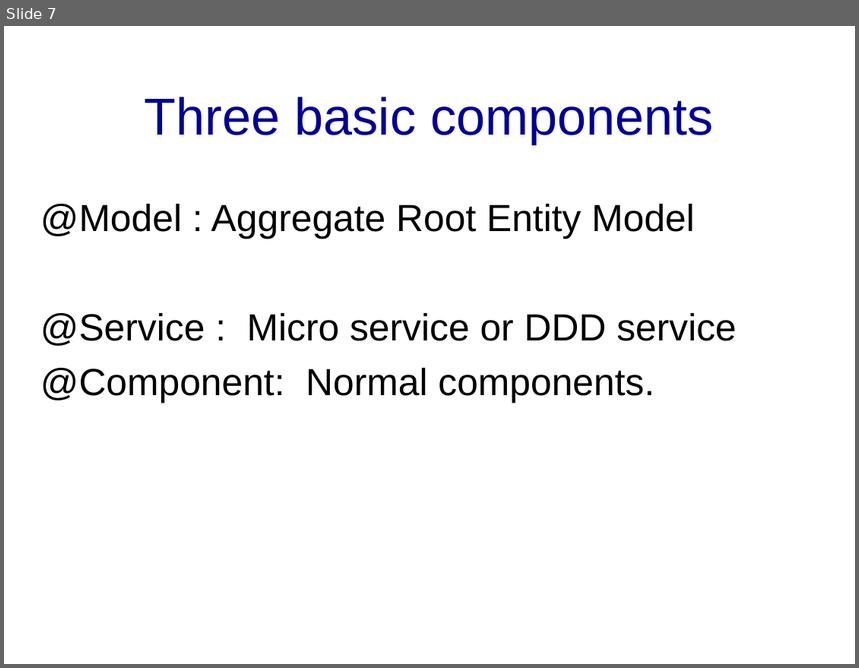
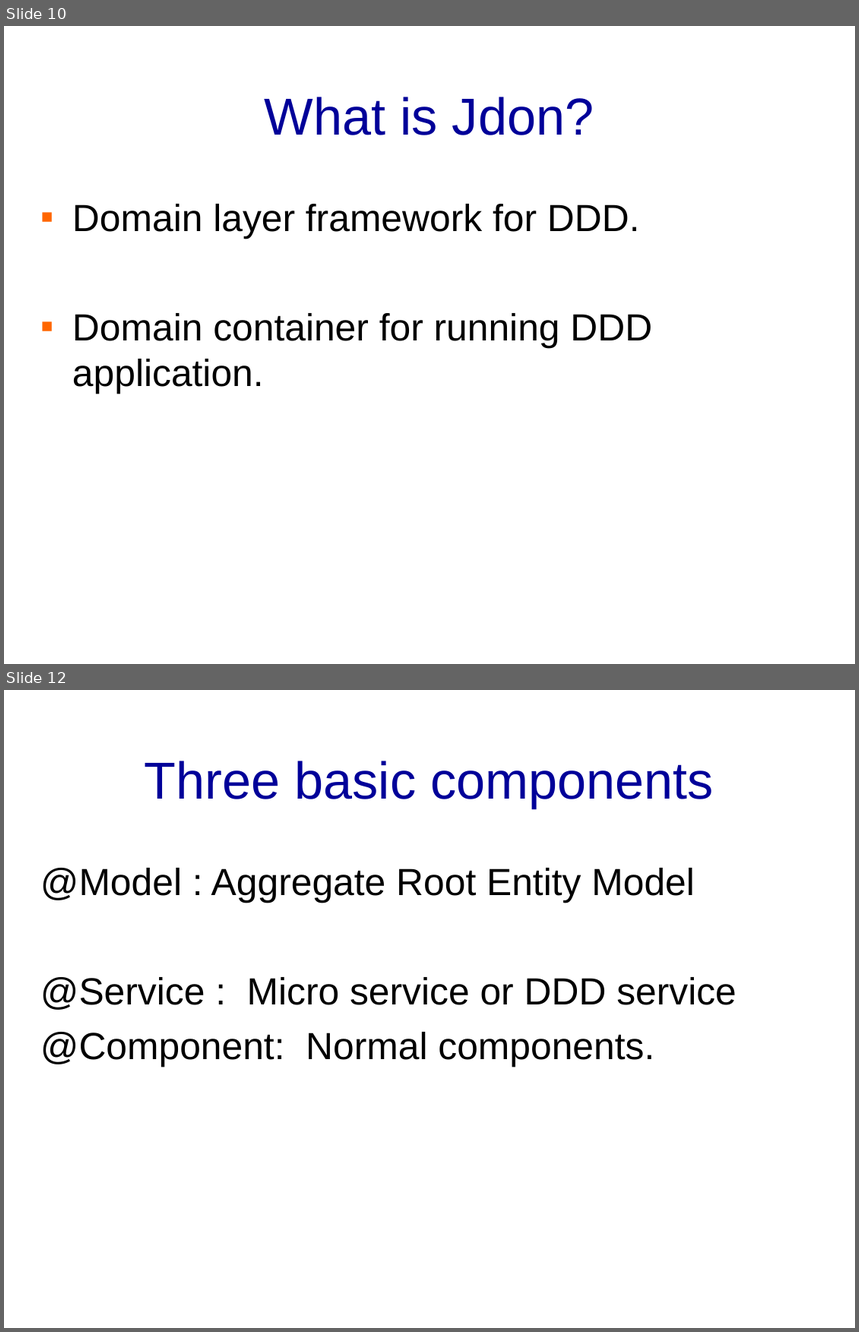
Before and after one commit to banq/jdonframework, a slide deck: doc/english/JdonFramework.ppt. Shown one above the other, each under a label of ours: slide 7 before the commit, slides 10 and 12 after it; the slides between them are not shown. The pictures are 859x668 and 859x1332 pixels, drawn with LibreOffice and Linux fonts; fonts in the diff are those of the drawing; background and template pictures are left out. Boxes give left, top, right and bottom in pixels: in the first picture for what was removed or moved away, otherwise in the second. Text is boxed around its words. In the diff, an @@ line names an element or a change of style, - is before the commit and + after.

```diff
--- a/doc/english/JdonFramework.ppt
+++ b/doc/english/JdonFramework.ppt
@@ slide 10 added at (4,26,855,664), background picture (left out) @@
@@ title added at (265,97,594,135), 44 pt, text #000099 @@
+What is Jdon?
@@ text added at (72,204,652,394), 32 pt, text #000000 @@
+▪ Domain layer framework for DDD.
+▪ Domain container for running DDD application.
@@ what was slide 7 is now slide 12 @@
```
Also in this commit, not shown: 1 slide changed, 5 other slides added, 1 slide removed.
